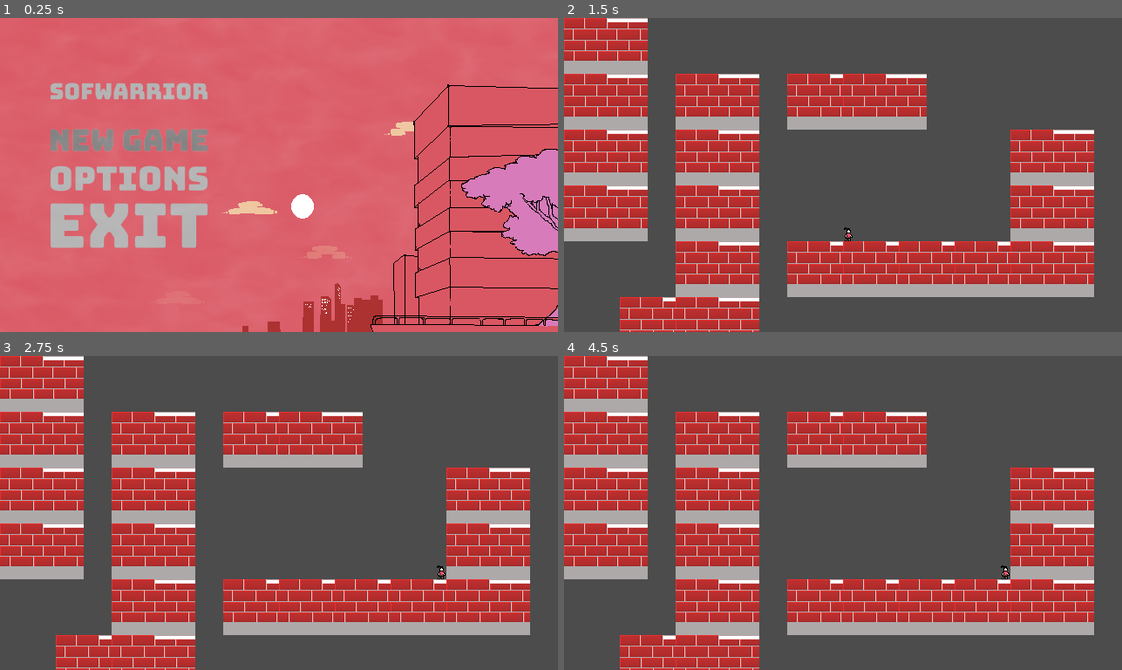
Above: before the commit, frames 1-4 (two rows, left to right).
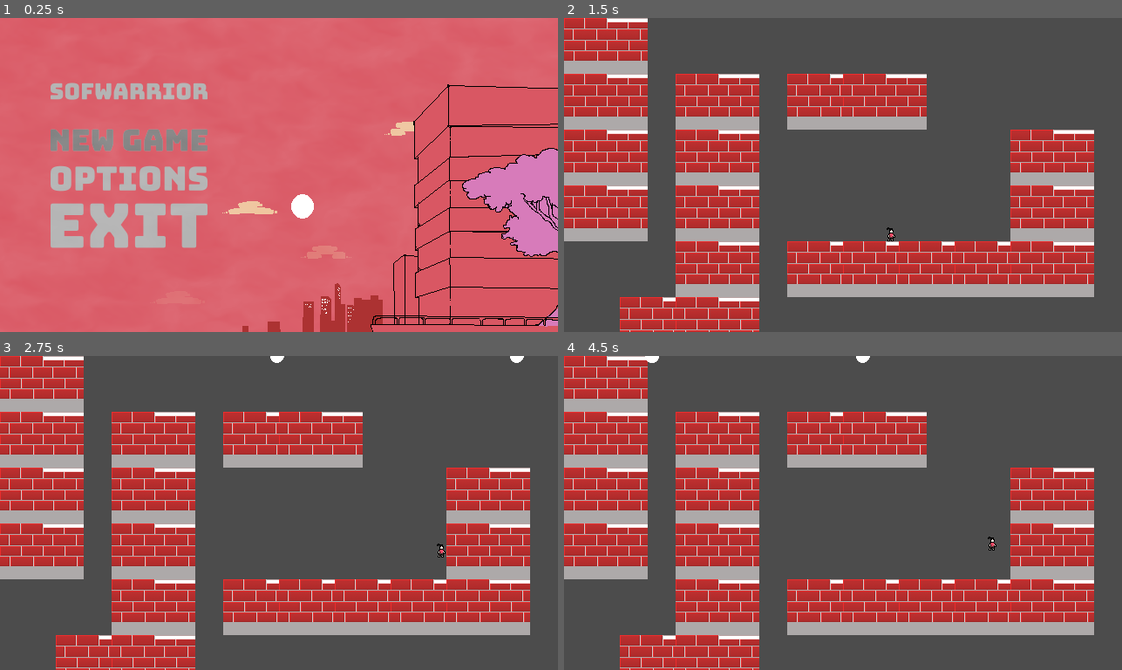
Above: after the commit, the same moments.

Repository: marcelo-lemos/Softwarrior
Game: Godot game, scene res://Nodes/UI/TitleScreen.tscn
The game is run twice, just before and just after one commit, with the same random seed, the same clock (stepped at 60 frames per second) and the same inputs. The engine's default icon, where the game draws it, is replaced by a stand-in: a white triangle on a blue panel in a dark square.
Inputs (mouse positions are in pixels of both pictures, inside the frame that each line leads up to):
- Up to frame 1 (0.25 s): no input
- Up to frame 2 (1.5 s): click (692, 140) at 0.5 s; tap Enter (ui_accept) at 1.25 s; hold Right (ui_right) from 1.28 s (still down); hold C (dash, bound only after the commit) from 1.28 s (still down)
- Up to frame 3 (2.75 s): keep holding Right (ui_right); tap Z (jump, bound only after the commit) at 1.52, 1.82, 2.27, 2.3, 2.57 s; tap A (fire, bound only after the commit) at 1.55, 2.1 s; release C (dash, bound only after the commit) at 2.03 s
- Up to frame 4 (4.5 s): release Right (ui_right) at 2.78 s; hold Left (ui_left) 2.78-3.53 s; hold Z (jump, bound only after the commit) 2.78-3.53 s; tap C (dash, bound only after the commit) at 3.05, 3.6 s; hold Right (ui_right) from 3.53 s (still down); tap Z (jump, bound only after the commit) at 3.77, 4.07 s; tap A (fire, bound only after the commit) at 3.8 s; hold A (fire, bound only after the commit) from 4.28 s (still down)

The runs differ from the first frame. In frame 1, 0.2% of the frame differs, in the area x 82-100%, y 41-77%; in frame 2, less than 0.1%; in frame 3, 0.2%; in frame 4, 0.2%.

Commit message:
ataque ranged basico

Diff:
--- a/game/Nodes/Characters/Player/Motion.gd
+++ b/game/Nodes/Characters/Player/Motion.gd
@@ -3,6 +3,8 @@
 func handle_input(event):
 	if event.is_action_pressed("dash") and player.has_dash:
 		emit_signal("finished", "dash")
+	if event.is_action_pressed("fire") and player.shuriken_shots > 0:
+		player.fire(look_direction)
 	.handle_input(event)
 
 func get_input_direction():
@@ -18,5 +20,7 @@
 func check_sprite_dir():
 	if player.velocity.x > 0:
 		sprite.flip_h = false
+		look_direction = Vector2(1, 0)
 	elif player.velocity.x < 0:
 		sprite.flip_h = true
+		look_direction = Vector2(-1, 0)
--- a/game/Nodes/Characters/Player/Player.tscn
+++ b/game/Nodes/Characters/Player/Player.tscn
@@ -10,6 +10,7 @@
 [ext_resource path="res://Nodes/Characters/Player/MidAir.gd" type="Script" id=8]
 [ext_resource path="res://Nodes/Characters/Player/OnWall.gd" type="Script" id=9]
 [ext_resource path="res://Nodes/Characters/Player/SecondJump.gd" type="Script" id=10]
+[ext_resource path="res://Nodes/Combat/shurikenShots.gd" type="Script" id=11]
 
 [sub_resource type="RectangleShape2D" id=1]
 extents = Vector2( 6.11917, 8.2581 )
@@ -48,4 +49,11 @@
 [node name="SecondJump" type="Node" parent="GenericCharacter/StateMachine"]
 script = ExtResource( 10 )
 
+[node name="Shuriken" type="Node2D" parent="GenericCharacter"]
+script = ExtResource( 11 )
+
+[node name="CooldownTimer" type="Timer" parent="GenericCharacter/Shuriken"]
+wait_time = 0.2
+
+
 [editable path="GenericCharacter"]
--- a/game/Nodes/Characters/Player/PlayerBaseState.gd
+++ b/game/Nodes/Characters/Player/PlayerBaseState.gd
@@ -6,6 +6,7 @@
 onready var player = get_node("../../..")
 onready var body = get_node("../..")
 onready var sprite = body.get_node("Sprite")
+var look_direction = Vector2(1, 0)
 
 func enter():
 	pass
--- a/game/Nodes/Characters/Player/PlayerController.gd
+++ b/game/Nodes/Characters/Player/PlayerController.gd
@@ -10,7 +10,15 @@
 #gameplay vars
 var has_dash = true
 var has_double_jump = true
+var shuriken_shots = 4
+onready var shuriken = $GenericCharacter/Shuriken
 
 func _process(delta):
 	velocity.y += 10
 	velocity = body.move_and_slide(velocity, NORMAL)
+
+func fire(direction):
+
+	print("SHURIKEN FAIRE!")
+	shuriken_shots -= 1
+	shuriken.fire(direction)
--- /dev/null
+++ b/game/Nodes/Combat/Shuriken.gd
@@ -0,0 +1,26 @@
+extends KinematicBody2D
+
+var direction = Vector2()
+export(float) var SPEED = 1000.0
+
+func _ready():
+	set_as_toplevel(true)
+
+func _physics_process(delta):
+	if is_outside_view_bounds():
+		queue_free()
+
+	var motion = direction * SPEED * delta
+	var collision_info = move_and_collide(motion)
+	if collision_info:
+		queue_free()
+
+
+func is_outside_view_bounds():
+	return position.x > OS.get_screen_size().x or position.x < 0.0 \
+		or position.y > OS.get_screen_size().y or position.y < 0.0
+
+
+func _draw():
+	print("AÍ DESENHOU")
+	draw_circle(direction, $CollisionShape2D.shape.radius, Color('#ffffff'))
--- /dev/null
+++ b/game/Nodes/Combat/Shuriken.tscn
@@ -0,0 +1,15 @@
+[gd_scene load_steps=3 format=2]
+
+[ext_resource path="res://Nodes/Combat/Shuriken.gd" type="Script" id=1]
+
+[sub_resource type="CircleShape2D" id=1]
+radius = 8.0
+
+[node name="Shuriken" type="KinematicBody2D"]
+collision_layer = 2
+collision_mask = 2
+script = ExtResource( 1 )
+SPEED = 500.0
+
+[node name="CollisionShape2D" type="CollisionShape2D" parent="."]
+shape = SubResource( 1 )
--- /dev/null
+++ b/game/Nodes/Combat/shurikenShots.gd
@@ -0,0 +1,10 @@
+extends Node2D
+
+var shuriken= preload("Shuriken.tscn")
+
+func fire(direction):
+
+	print(direction)
+	var new_shuriken = shuriken.instance()
+	new_shuriken.direction = direction
+	add_child(new_shuriken)
--- a/game/Nodes/UI/TitleScreen.tscn
+++ b/game/Nodes/UI/TitleScreen.tscn
@@ -97,7 +97,6 @@
 [node name="Arvore" type="AnimatedSprite" parent="."]
 z_index = 3
 frames = SubResource( 1 )
-frame = 5
 playing = true
 centered = false
 
--- a/game/project.godot
+++ b/game/project.godot
@@ -66,6 +66,24 @@
 "svg/scale": 1.0
 }
 
+[input]
+
+jump={
+"deadzone": 0.5,
+"events": [ Object(InputEventKey,"resource_local_to_scene":false,"resource_name":"","device":0,"alt":false,"shift":false,"control":false,"meta":false,"command":false,"pressed":false,"scancode":90,"unicode":0,"echo":false,"script":null)
+ ]
+}
+dash={
+"deadzone": 0.5,
+"events": [ Object(InputEventKey,"resource_local_to_scene":false,"resource_name":"","device":0,"alt":false,"shift":false,"control":false,"meta":false,"command":false,"pressed":false,"scancode":67,"unicode":0,"echo":false,"script":null)
+ ]
+}
+fire={
+"deadzone": 0.5,
+"events": [ Object(InputEventKey,"resource_local_to_scene":false,"resource_name":"","device":0,"alt":false,"shift":false,"control":false,"meta":false,"command":false,"pressed":false,"scancode":65,"unicode":0,"echo":false,"script":null)
+ ]
+}
+
 [rendering]
 
 quality/driver/driver_name="GLES2"
Not shown: 1 places in game/Nodes/Characters/Player/Player.tscn that only renumber resources
